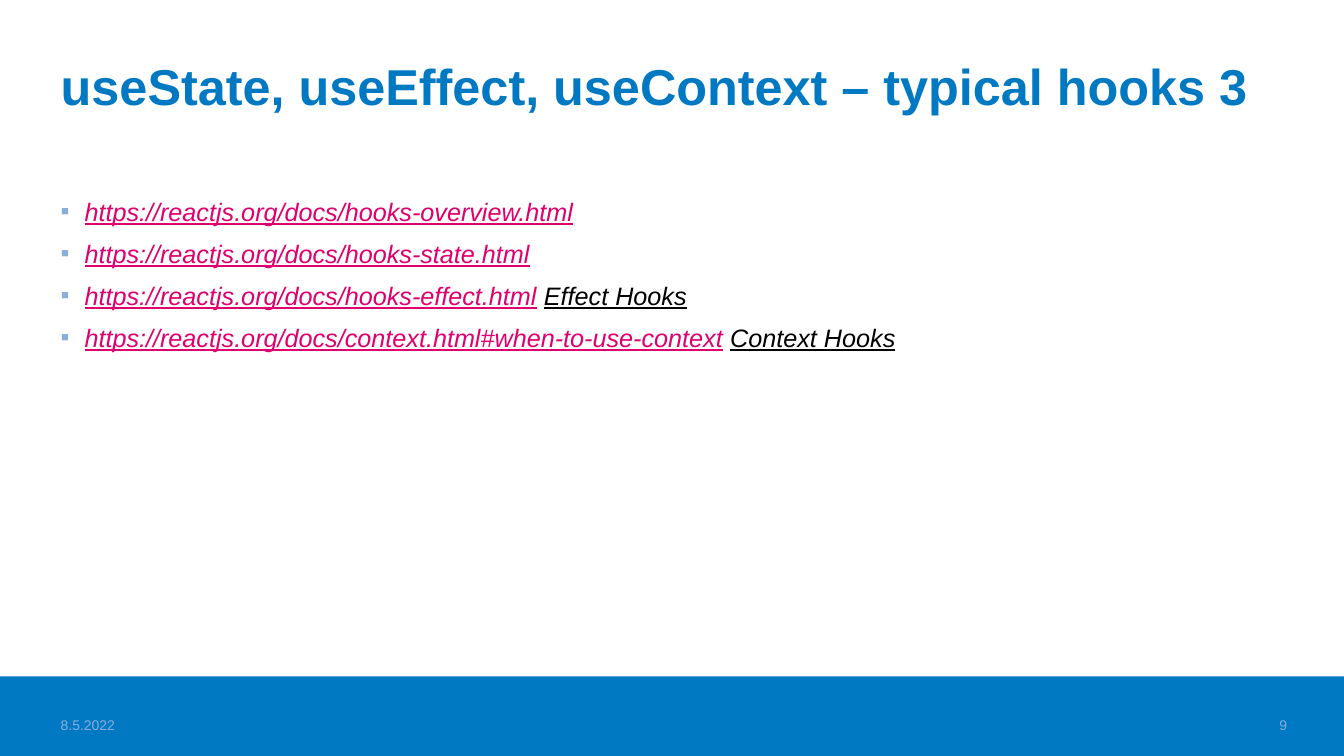
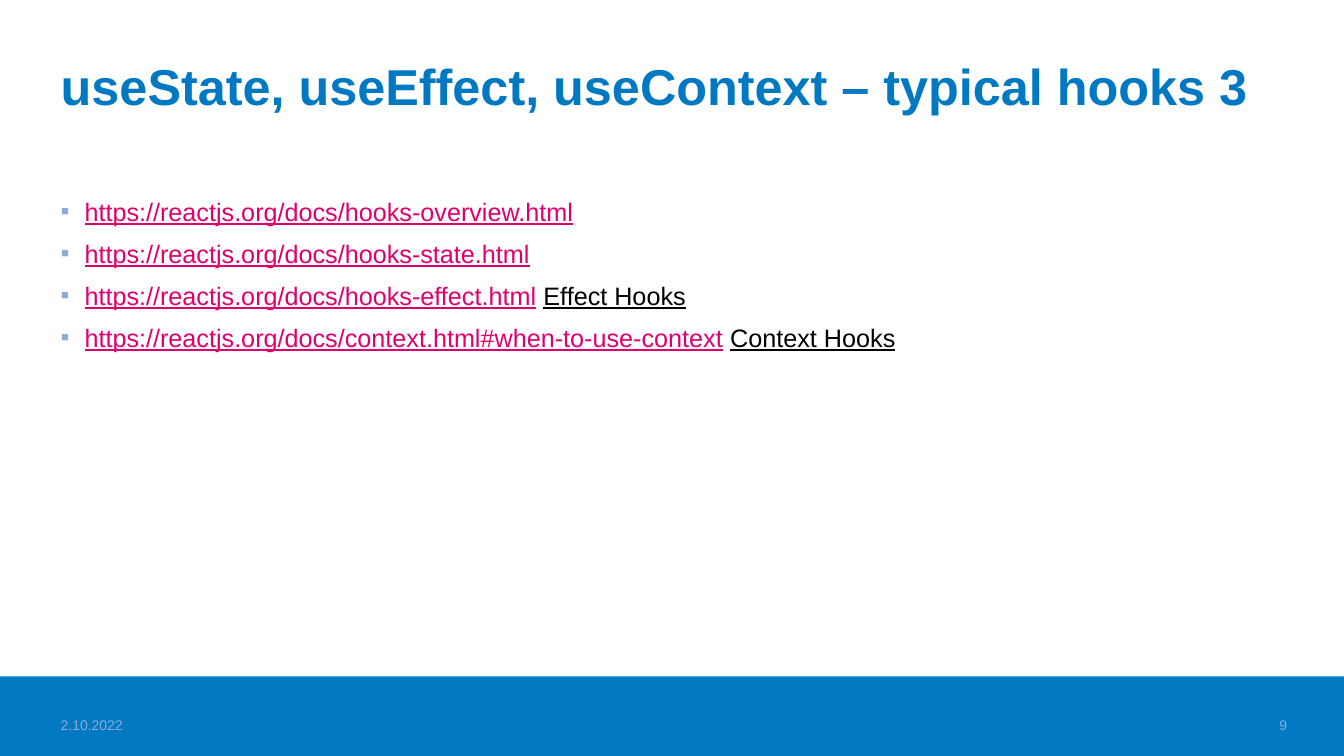
Before and after one commit to valju/docs_frontend_design, a slide deck: slide 9 of FrontendStuff_ForExam.pptx. Drawn at 1344x756 pixels with LibreOffice and Linux fonts; fonts in the diff are those of the drawing; background and template pictures are left out. Boxes give left, top, right and bottom in pixels: in the first picture for what was removed or moved away, otherwise in the second. Text is boxed around its words. In the diff, an @@ line names an element or a change of style, - is before the commit and + after.

Commit message:
Updating the frontend exam docs

```diff
--- a/FrontendStuff_ForExam.pptx
+++ b/FrontendStuff_ForExam.pptx
@@ text "https://reactjs.org/docs/hooks-overview.html" at [85, 202, 895, 352]: italic off @@
@@ text at [61, 720, 123, 730]: text changed @@
-8.5.2022
+2.10.2022
```
Also in this commit, not shown: 18 other slides changed, 1 slide added, 19 other files.
